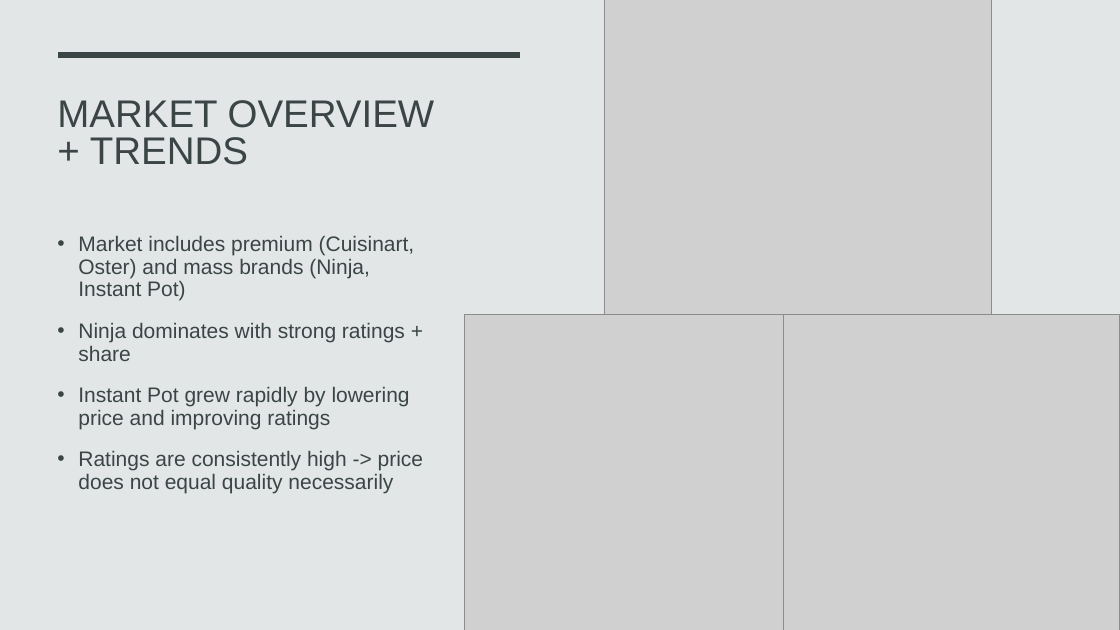
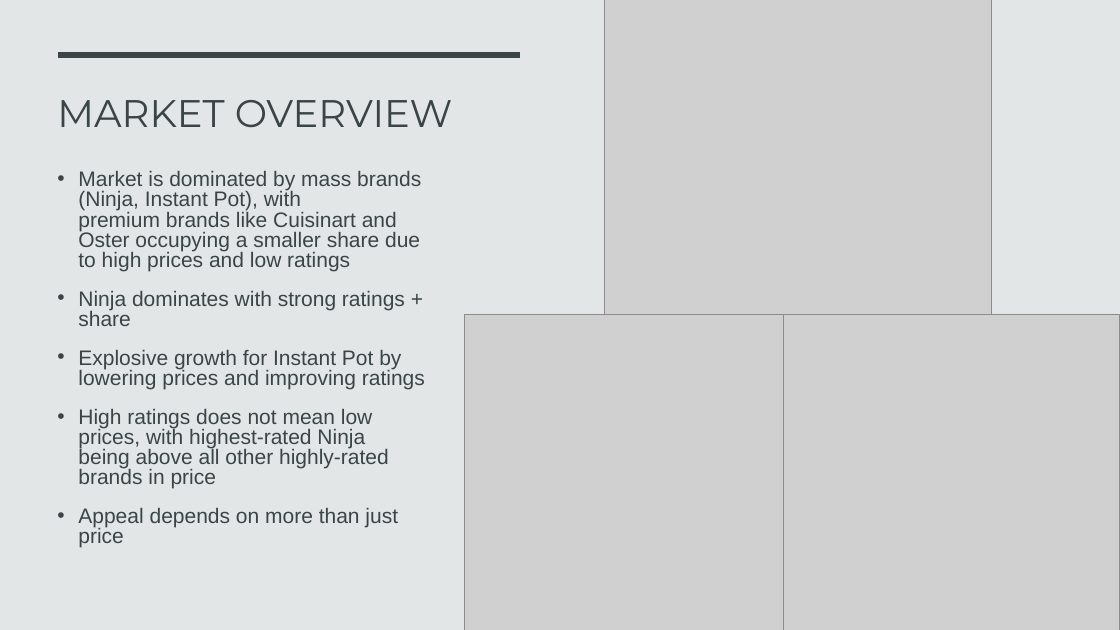
Before and after one commit to AustinChinn03/DS3001Final, a slide deck: slide 2 of Presentation/DS3001.pptx. Drawn at 1120x630 pixels with LibreOffice and Linux fonts; fonts in the diff are those of the drawing; grey boxes stand for pictures. Boxes give left, top, right and bottom in pixels: in the first picture for what was removed or moved away, otherwise in the second. Text is boxed around its words. In the diff, an @@ line names an element or a change of style, - is before the commit and + after.

Commit message:
finished up presentation slides

```diff
--- a/Presentation/DS3001.pptx
+++ b/Presentation/DS3001.pptx
@@ title at (57, 100, 452, 127): text changed; font Arial to Montserrat @@
-MARKET OVERVIEW + TRENDS
+MARKET OVERVIEW
@@ text "Market is dominated by mass ...": place and size @@
-text "Market is dominated by mass ..." at (78, 236, 423, 493)
+text "Market is dominated by mass ..." at (78, 171, 425, 548)
@@ text at (78, 171, 421, 271): text changed @@
-• Market includes premium (Cuisinart, Oster) and mass brands (Ninja, Instant Pot)
+• Market is dominated by mass brands (Ninja, Instant Pot), with premium brands like Cuisinart and Oster occupying a smaller share due to high prices and low ratings
@@ text at (78, 291, 405, 326): line spacing 0.9 to 0.8 @@
@@ text at (78, 350, 425, 548): text changed @@
-• Instant Pot grew rapidly by lowering price and improving ratings
-• Ratings are consistently high -> price does not equal quality necessarily
+• Explosive growth for Instant Pot by lowering prices and improving ratings
+• High ratings does not mean low prices, with highest-rated Ninja being above all other highly-rated brands in price
+• Appeal depends on more than just price
```
Also in this commit, not shown: 4 other slides changed, 1 other file.
